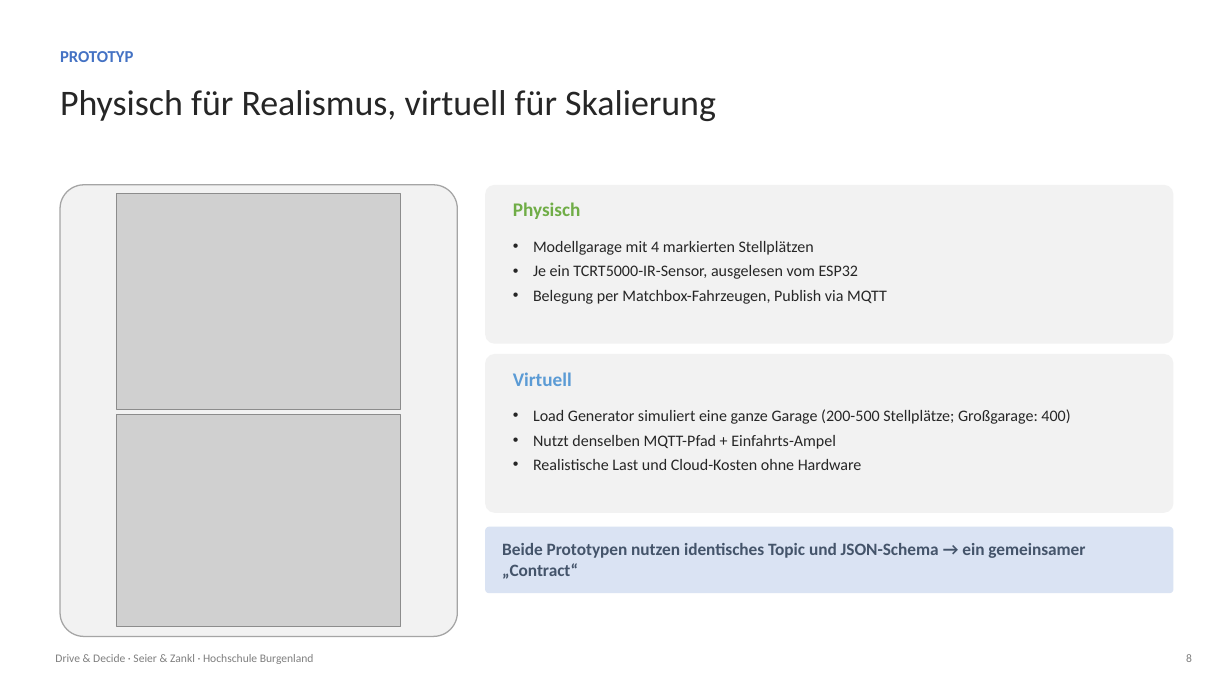
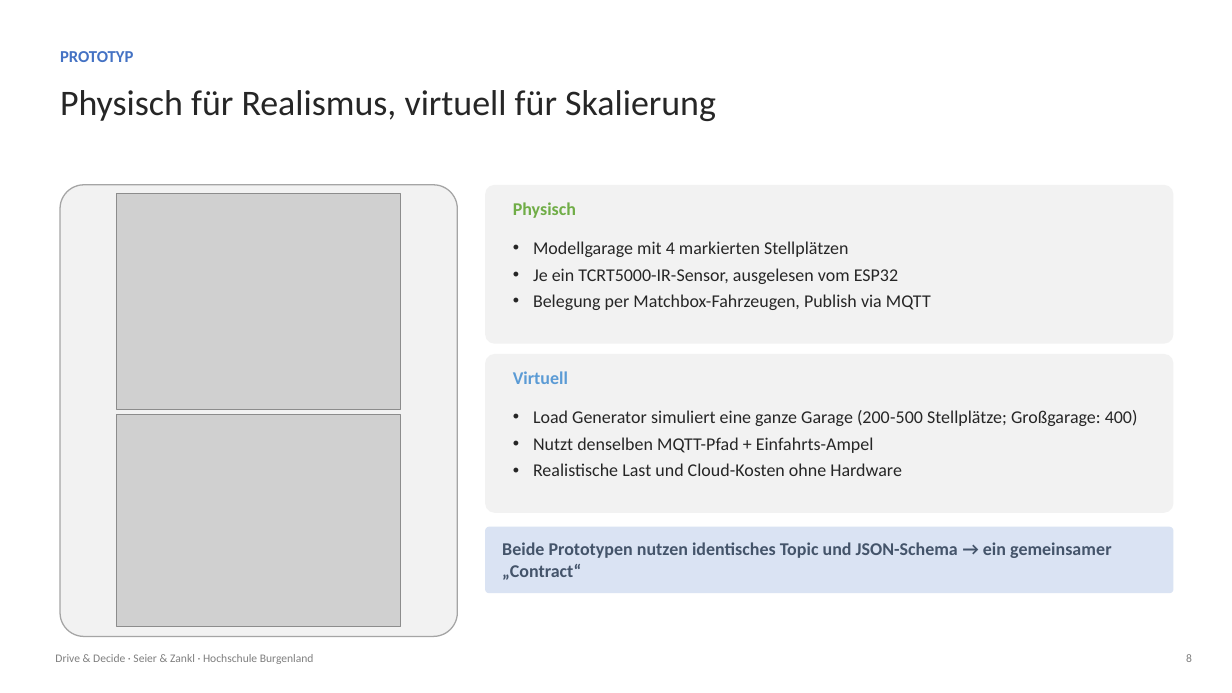
Before and after one commit to hochschule-jz/gruppe-n-inenp, a slide deck: slide 8 of presentation/Präsentation.pptx. Drawn at 1232x693 pixels with LibreOffice and Linux fonts; fonts in the diff are those of the drawing; grey boxes stand for pictures. Boxes give left, top, right and bottom in pixels: in the first picture for what was removed or moved away, otherwise in the second. Text is boxed around its words. In the diff, an @@ line names an element or a change of style, - is before the commit and + after.

```diff
--- a/presentation/Präsentation.pptx
+++ b/presentation/Präsentation.pptx
@@ text "Physisch" at <box>513,202,576,218</box>: size 15 to 14 pt @@
@@ text "Modellgarage mit 4 markierten Stellplätzen" at <box>533,241,931,310</box>: size 12.5 to 14 pt @@
@@ text "Virtuell" at <box>513,371,568,384</box>: size 15 to 14 pt @@
@@ text "Load Generator simuliert eine ganze ..." at <box>533,410,1138,476</box>: size 12.5 to 14 pt @@
@@ text "Beide Prototypen nutzen identisches Topic ..." at <box>502,542,1112,580</box>: size 13.5 to 14 pt @@
```
Also in this commit, not shown: 10 other slides changed.
